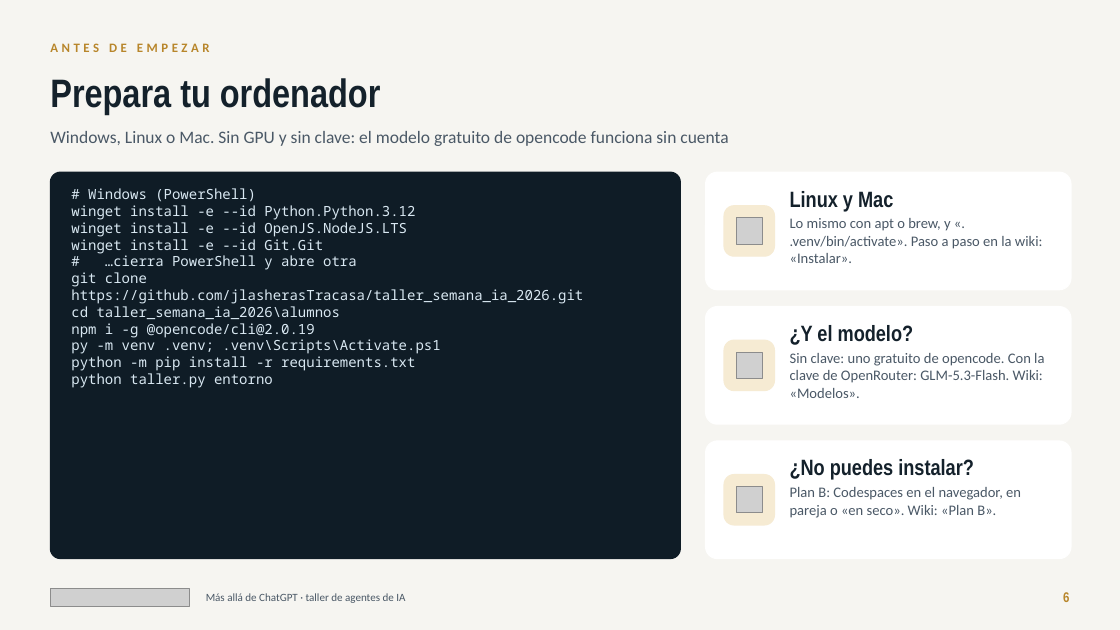
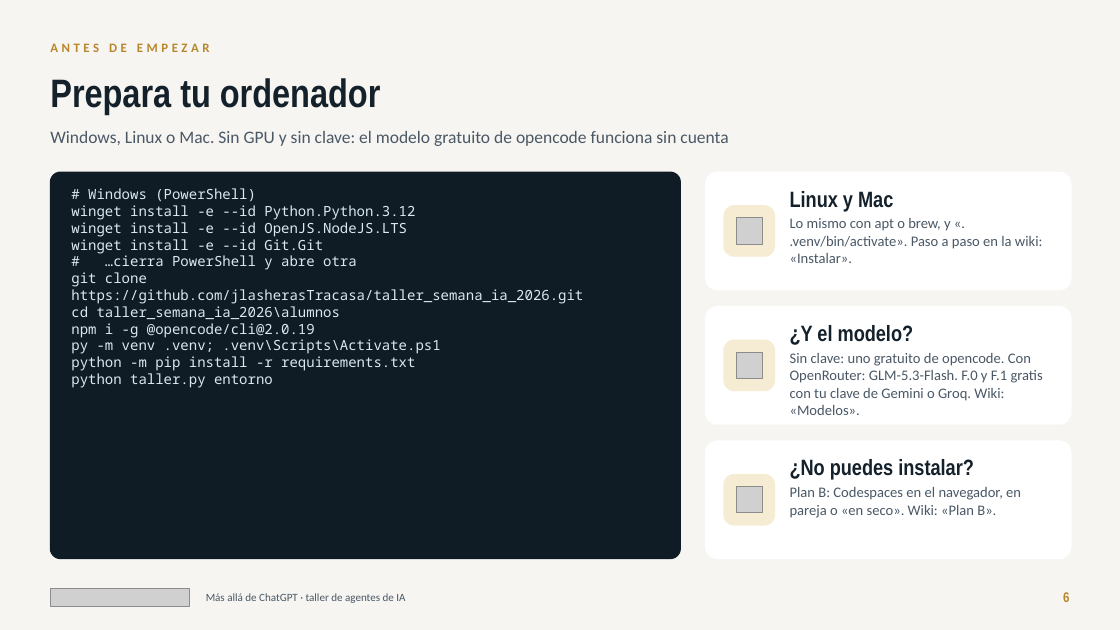
Before and after one commit to jlasherasTracasa/taller_semana_ia_2026, a slide deck: slide 6 of presentacion/taller-agentes-ia.pptx. Drawn at 1120x630 pixels with LibreOffice and Linux fonts; fonts in the diff are those of the drawing; grey boxes stand for pictures. Boxes give left, top, right and bottom in pixels: in the first picture for what was removed or moved away, otherwise in the second. Text is boxed around its words. In the diff, an @@ line names an element or a change of style, - is before the commit and + after.

Commit message:
F.0 y F.1 sin OpenRouter: clave gratuita y personal de Gemini (Google AI Studio) o Groq
Ramas GEMINI_API_KEY y GROQ_API_KEY en react_min.py y fc_calculadora.py (litellm nativo:
gemini/gemini-flash-latest, groq/openai/gpt-oss-120b), TALLER_MODELO_PY para cambiar el modelo solo
en esos dos programas, taller.py entorno dice qué clave usarán, .env.example, enunciados, wiki,
README y presentación. Los modelos gratuitos cambian cada mes: comprobarlos antes del taller.

```diff
--- a/presentacion/taller-agentes-ia.pptx
+++ b/presentacion/taller-agentes-ia.pptx
@@ text at (x1=790, y1=353, x2=1043, y2=415): text changed @@
-Sin clave: uno gratuito de opencode. Con la clave de OpenRouter: GLM-5.3-Flash. Wiki: «Modelos».
+Sin clave: uno gratuito de opencode. Con OpenRouter: GLM-5.3-Flash. F.0 y F.1 gratis con tu clave de Gemini o Groq. Wiki: «Modelos».
```
Also in this commit, not shown: 19 other files.
